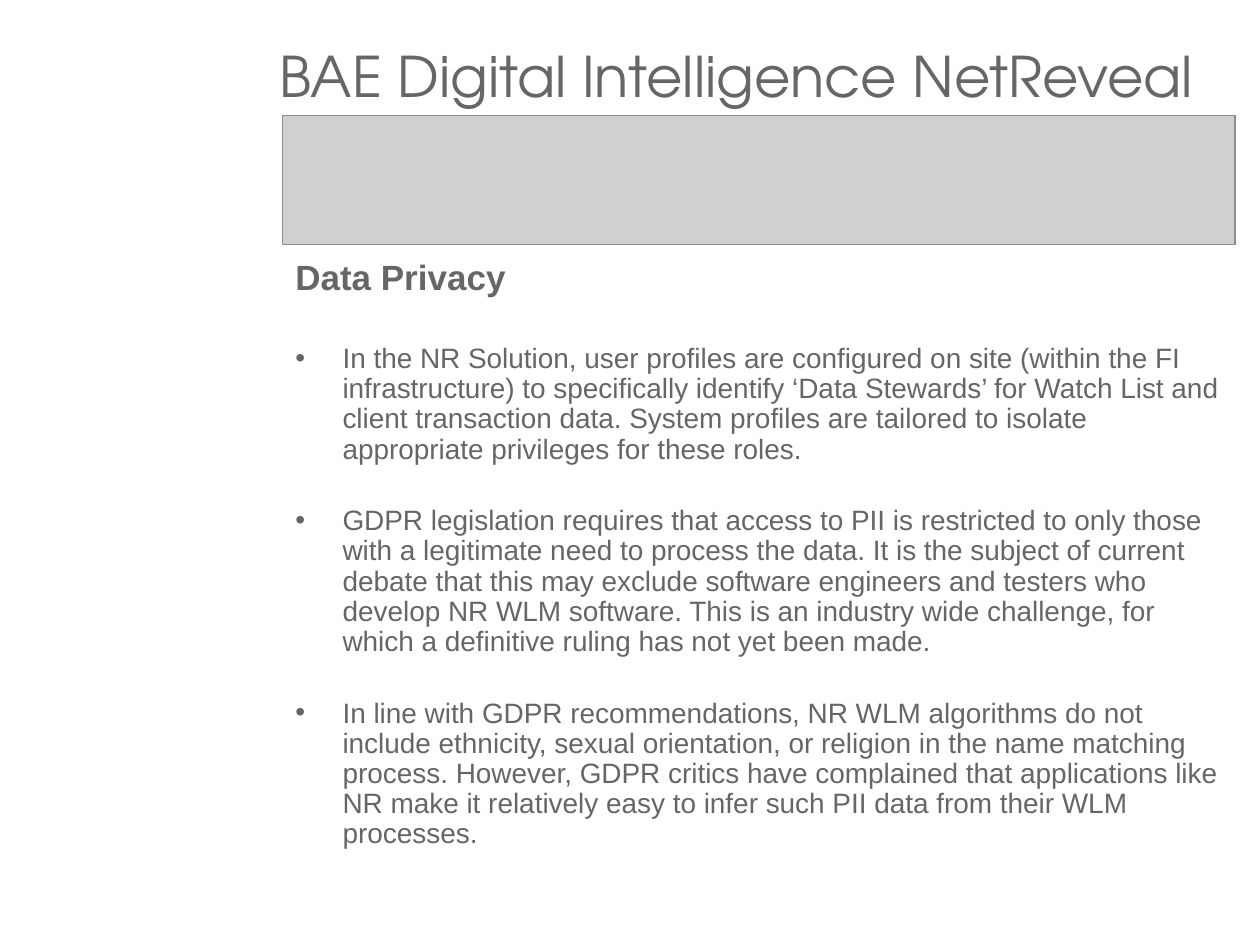
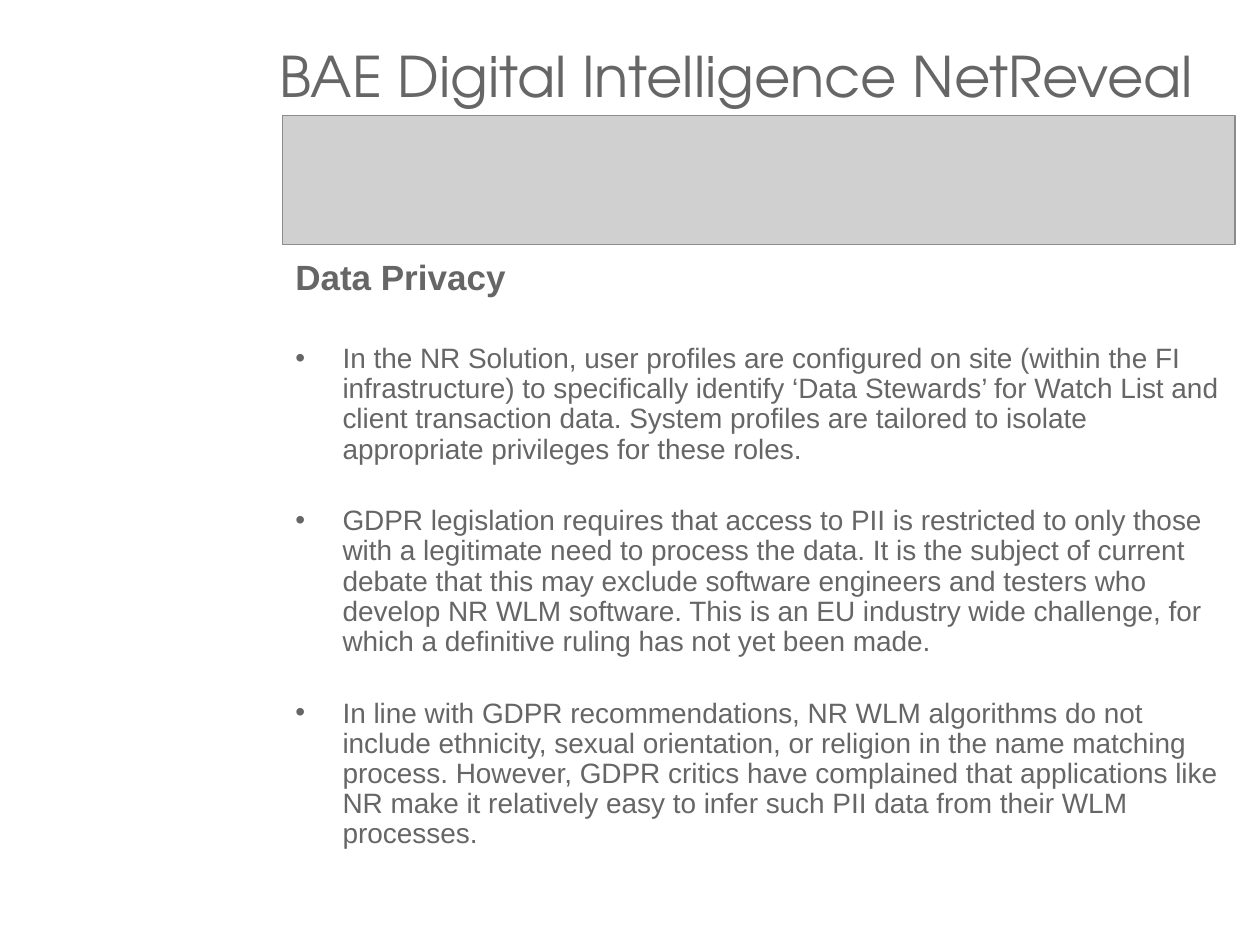
Before and after one commit to JackDaedalus/DataMgmtCA1, a slide deck: slide 13 of PPT_CA1/Data Management - CA1 - AML WLM Ethics - Student Ciaran Finnegan d21124026 v1-4 240222.pptx. Drawn at 1260x945 pixels with LibreOffice and Linux fonts; fonts in the diff are those of the drawing; grey boxes stand for pictures; background and template pictures are left out. Boxes give left, top, right and bottom in pixels: in the first picture for what was removed or moved away, otherwise in the second. Text is boxed around its words. In the diff, an @@ line names an element or a change of style, - is before the commit and + after.

```diff
--- a/PPT_CA1/Data Management - CA1 - AML WLM Ethics - Student Ciaran Finnegan d21124026 v1-4 240222.pptx
+++ b/PPT_CA1/Data Management - CA1 - AML WLM Ethics - Student Ciaran Finnegan d21124026 v1-4 240222.pptx
@@ text at box(343, 509, 1202, 656): text changed @@
-• GDPR legislation requires that access to PII is restricted to only those with a legitimate need to process the data. It is the subject of current debate that this may exclude software engineers and testers who develop NR WLM software. This is an industry wide challenge, for which a definitive ruling has not yet been made.
+• GDPR legislation requires that access to PII is restricted to only those with a legitimate need to process the data. It is the subject of current debate that this may exclude software engineers and testers who develop NR WLM software. This is an EU industry wide challenge, for which a definitive ruling has not yet been made.
```
Also in this commit, not shown: 6 other slides changed.
